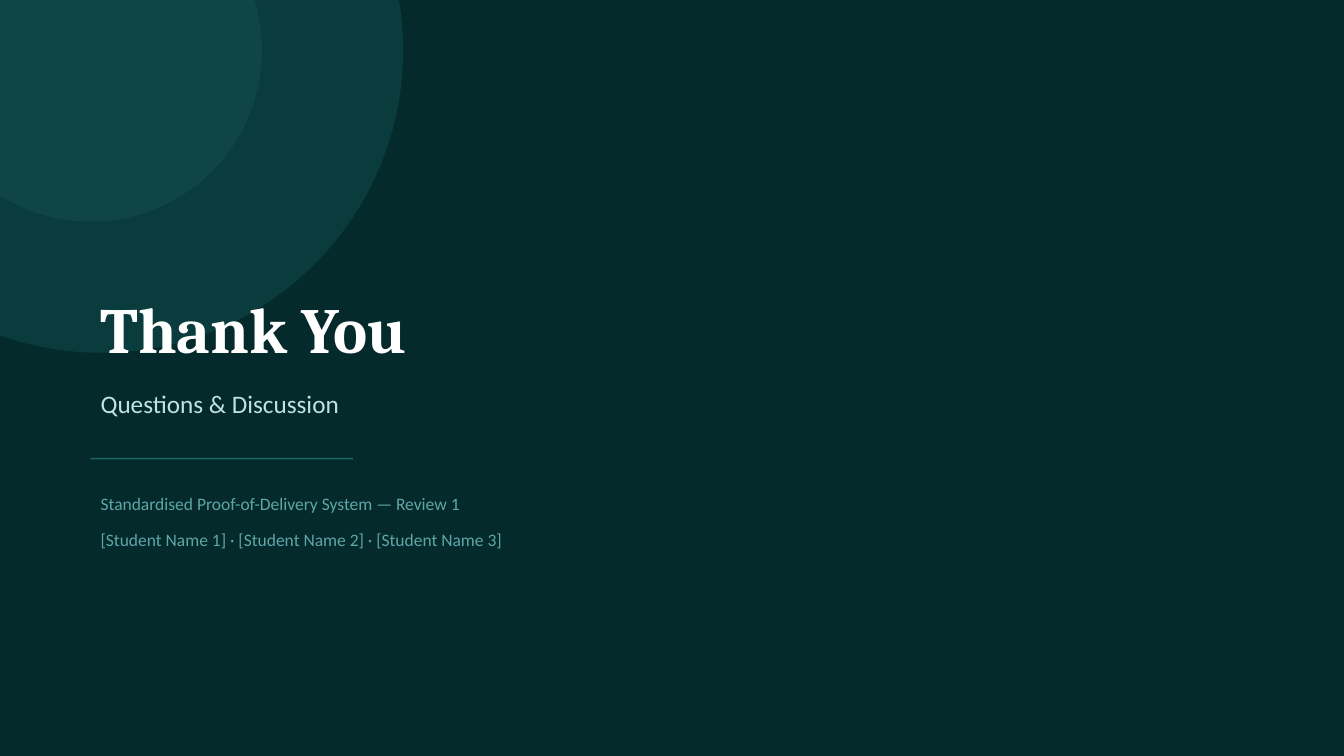
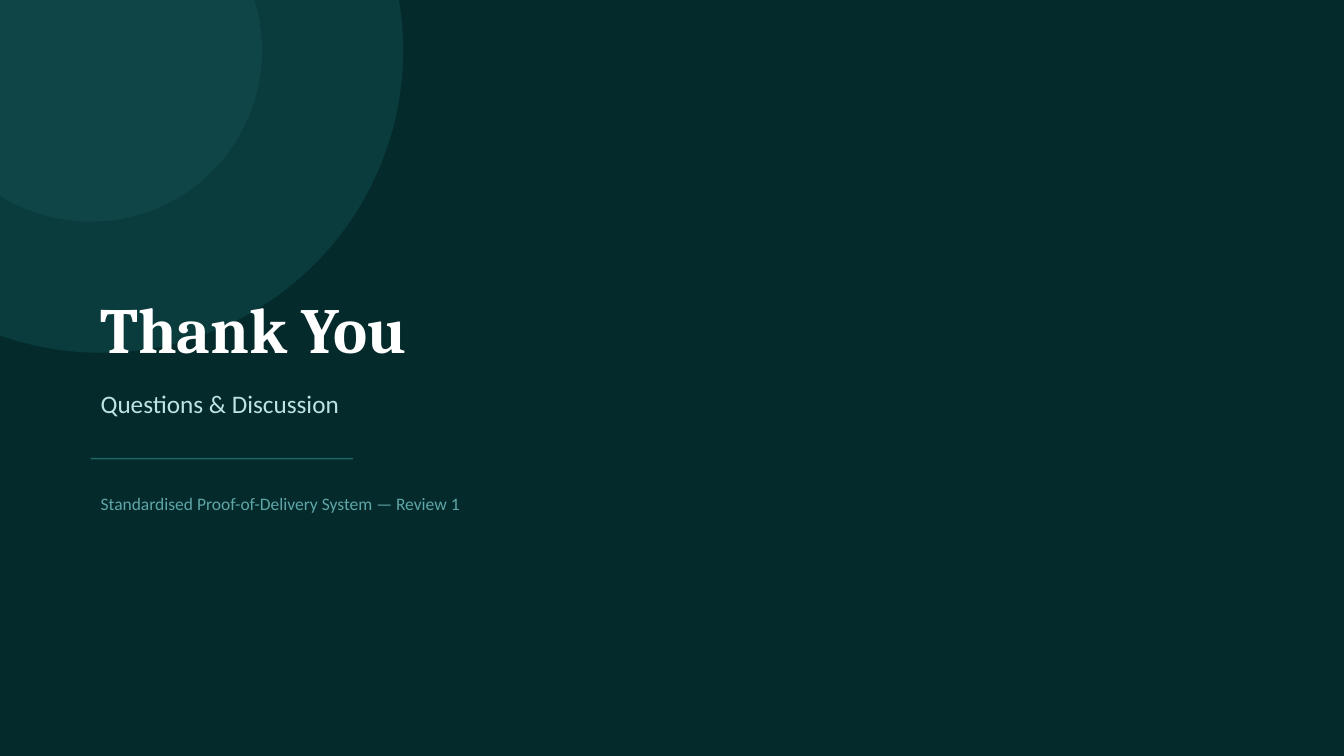
Before and after one commit to Logesh-Selvaraj/POD_System, a slide deck: slide 16 of review_1/Proof_of_Delivery_Review1.pptx. Drawn at 1344x756 pixels with LibreOffice and Linux fonts; fonts in the diff are those of the drawing. Boxes give left, top, right and bottom in pixels: in the first picture for what was removed or moved away, otherwise in the second. Text is boxed around its words. In the diff, an @@ line names an element or a change of style, - is before the commit and + after.

```diff
--- a/review_1/Proof_of_Delivery_Review1.pptx
+++ b/review_1/Proof_of_Delivery_Review1.pptx
@@ text removed at (101, 533, 502, 549) @@
-[Student Name 1] · [Student Name 2] · [Student Name 3]
```
Also in this commit, not shown: 1 other slide changed.
